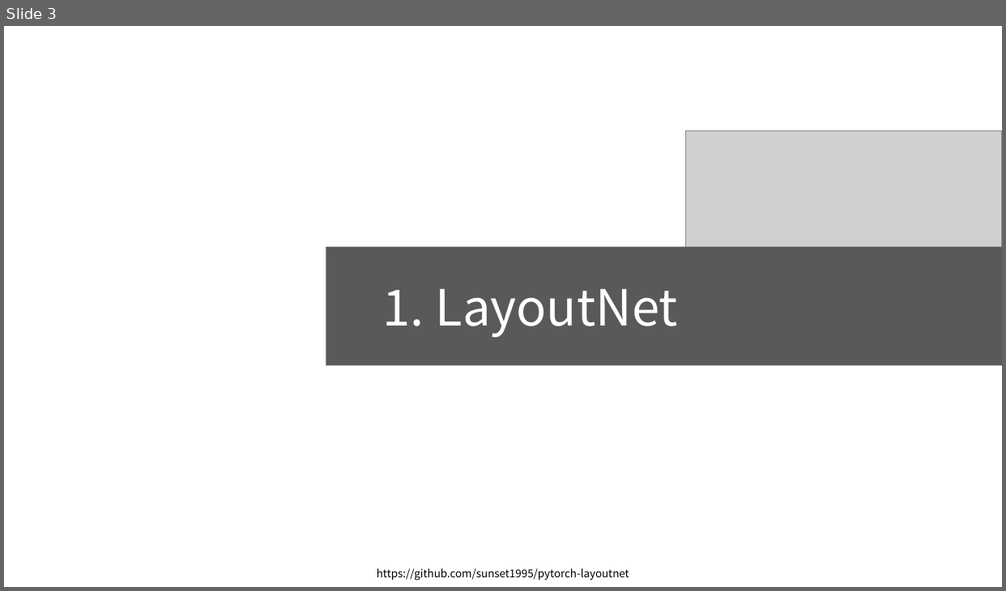
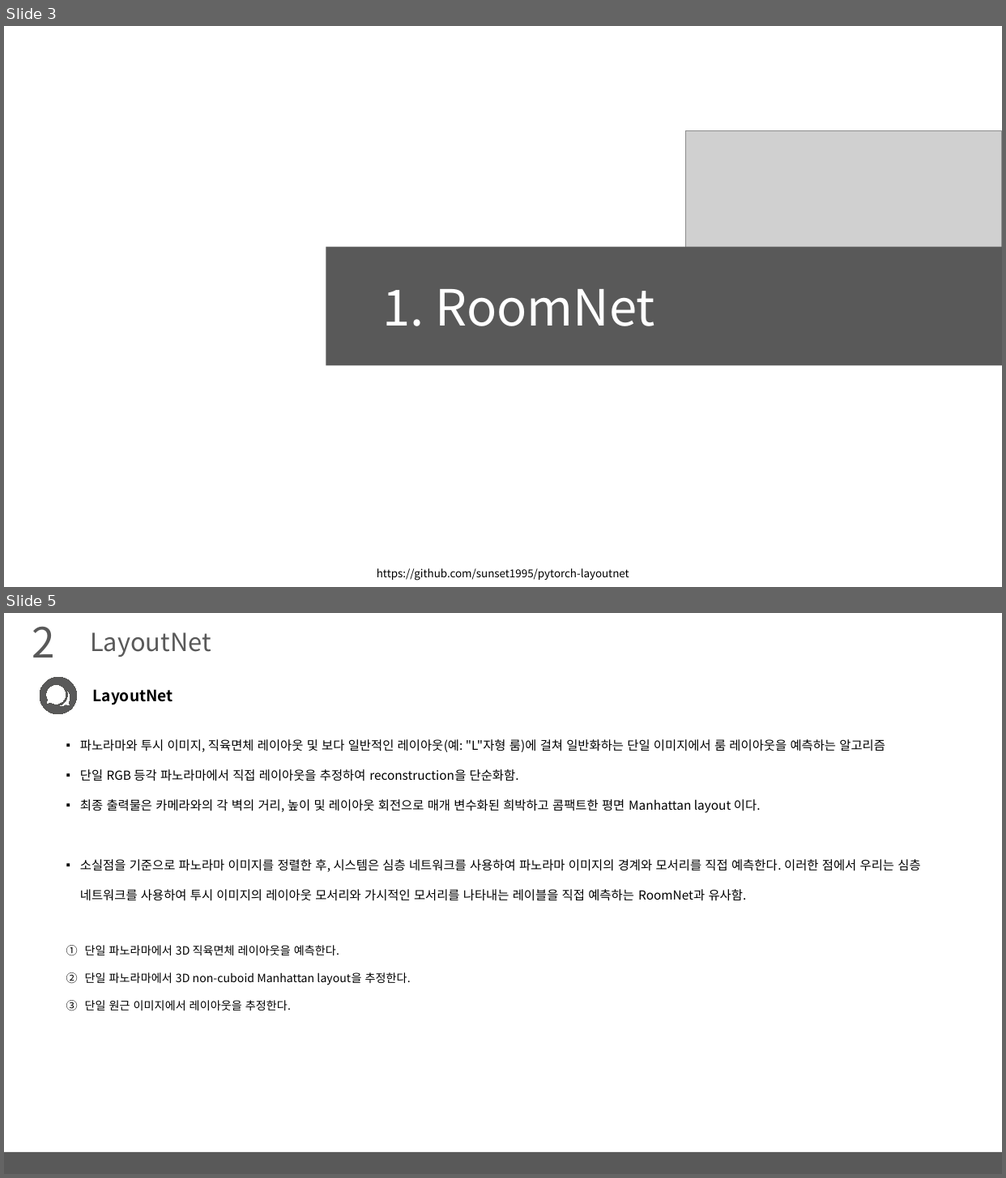
Before and after one commit to arittung/3D_Room_Layout_estimation, a slide deck: LayoutNet-HorizonNet-HoHoNet 정리.pptx. Shown one above the other, each under a label of ours: slide 3 before the commit, slides 3 and 5 after it; the slides between them are not shown. The pictures are 1006x591 and 1006x1178 pixels, drawn with LibreOffice and Linux fonts; fonts in the diff are those of the drawing; grey boxes stand for pictures. Boxes give left, top, right and bottom in pixels: in the first picture for what was removed or moved away, otherwise in the second. Text is boxed around its words. In the diff, an @@ line names an element or a change of style, - is before the commit and + after.

Commit message:
add layoutnet 정리

```diff
--- a/LayoutNet-HorizonNet-HoHoNet 정리.pptx
+++ b/LayoutNet-HorizonNet-HoHoNet 정리.pptx
@@ slide 5 added at bbox=[4, 613, 1002, 1174], background #FFFFFF @@
@@ text added at bbox=[32, 626, 55, 658], 40 pt, text #595959 @@
+2
@@ text added at bbox=[90, 632, 211, 657], 24 pt, text #595959 @@
+LayoutNet
@@ freeform shape added at bbox=[40, 677, 78, 715], fill #595959, outline #565654 0 pt @@
@@ text added at bbox=[93, 689, 173, 705], 15 pt, text #000000, bold @@
+LayoutNet
@@ text added at bbox=[80, 739, 920, 1011], 12 pt, text #000000 @@
+▪ 파노라마와 투시 이미지, 직육면체 레이아웃 및 보다 일반적인 레이아웃(예: "L"자형 룸)에 걸쳐 일반화하는 단일 이미지에서 룸 레이아웃을 예측하는 알고리즘
+▪ 단일 RGB 등각 파노라마에서 직접 레이아웃을 추정하여 reconstruction을 단순화함.
+▪ 최종 출력물은 카메라와의 각 벽의 거리, 높이 및 레이아웃 회전으로 매개 변수화된 희박하고 콤팩트한 평면 Manhattan layout 이다.
+▪ 소실점을 기준으로 파노라마 이미지를 정렬한 후, 시스템은 심층 네트워크를 사용하여 파노라마 이미지의 경계와 모서리를 직접 예측한다. 이러한 점에서 우리는 심층 네트워크를 사용하여 투시 이미지의 레이아웃 모서리와 가시적인 모서리를 나타내는 레이블을 직접 예측하는 RoomNet과 유사함.
+1. 단일 파노라마에서 3D 직육면체 레이아웃을 예측한다.
+2. 단일 파노라마에서 3D non-cuboid Manhattan layout을 추정한다.
+3. 단일 원근 이미지에서 레이아웃을 추정한다.
@@ rectangle added at bbox=[4, 1152, 1002, 1174], fill #595959 @@
@@ slide 3 changed as well @@
@@ text at bbox=[383, 289, 655, 327]: text changed @@
-1. LayoutNet
+1. RoomNet
```
Also in this commit, not shown: 15 other slides changed, 11 other slides added, 2 other files.
